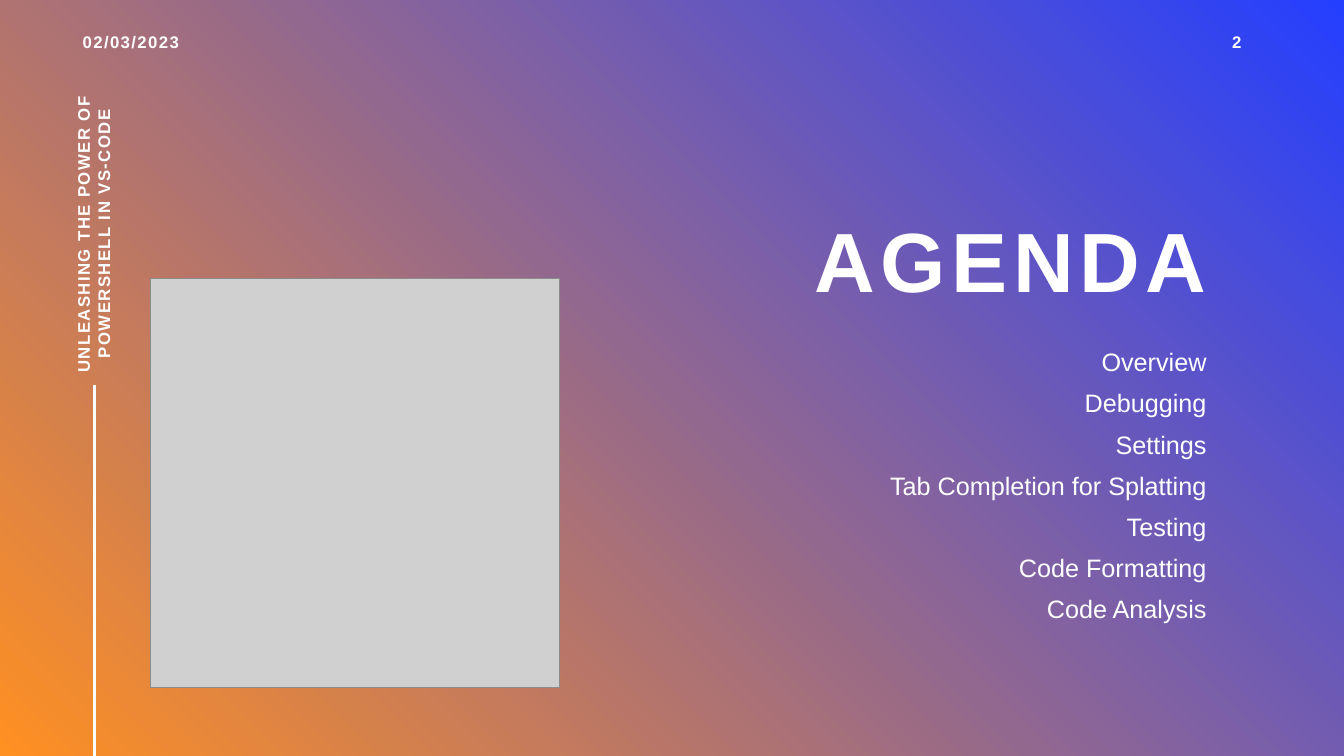
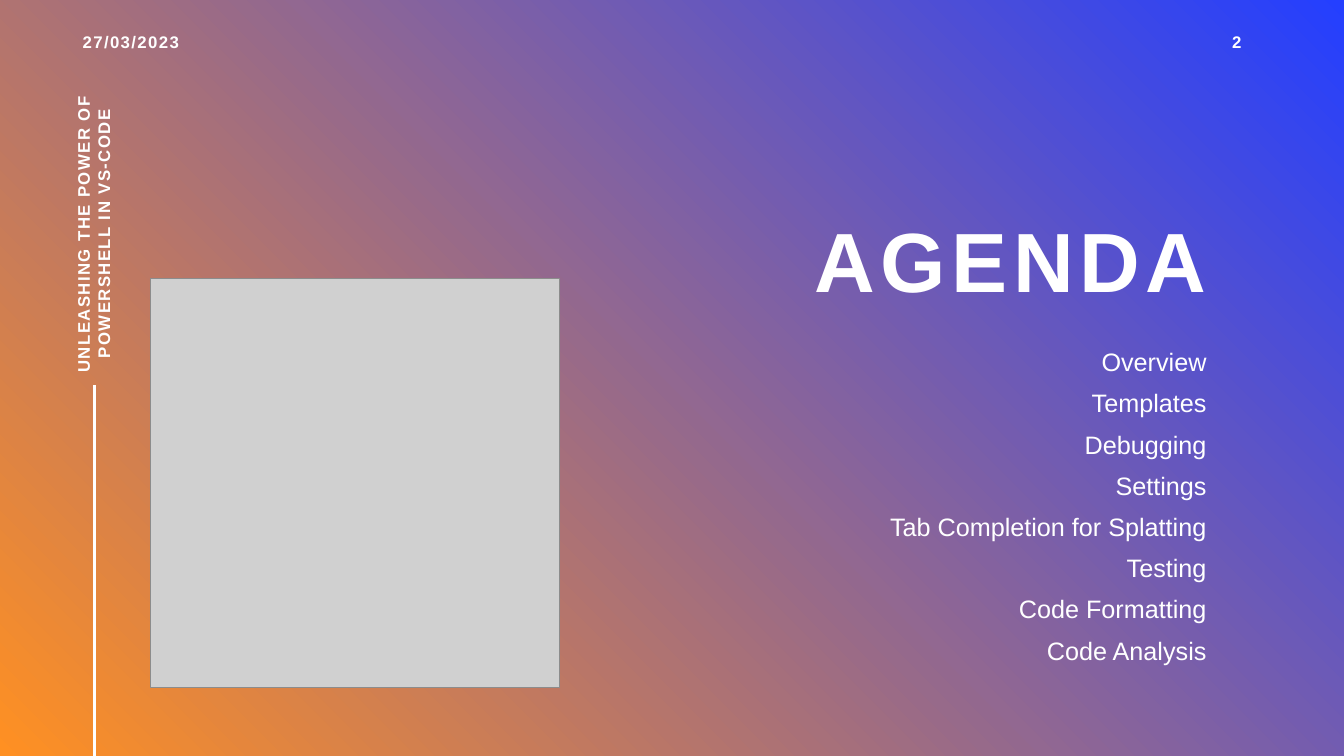
Before and after one commit to bergmeister/pssa-demo, a slide deck: slide 2 of Unleashing the power of Powershell in VS-Code.pptx. Drawn at 1344x756 pixels with LibreOffice and Linux fonts; fonts in the diff are those of the drawing; grey boxes stand for pictures. Boxes give left, top, right and bottom in pixels: in the first picture for what was removed or moved away, otherwise in the second. Text is boxed around its words. In the diff, an @@ line names an element or a change of style, - is before the commit and + after.

Commit message:
update presentation (add templates and use bigger font)

```diff
--- a/Unleashing the power of Powershell in VS-Code.pptx
+++ b/Unleashing the power of Powershell in VS-Code.pptx
@@ text at (83, 36, 179, 49): text changed @@
-02/03/2023
+27/03/2023
@@ text at (1092, 394, 1207, 417): paragraph added @@
+Templates
```
Also in this commit, not shown: 1 slide added.
